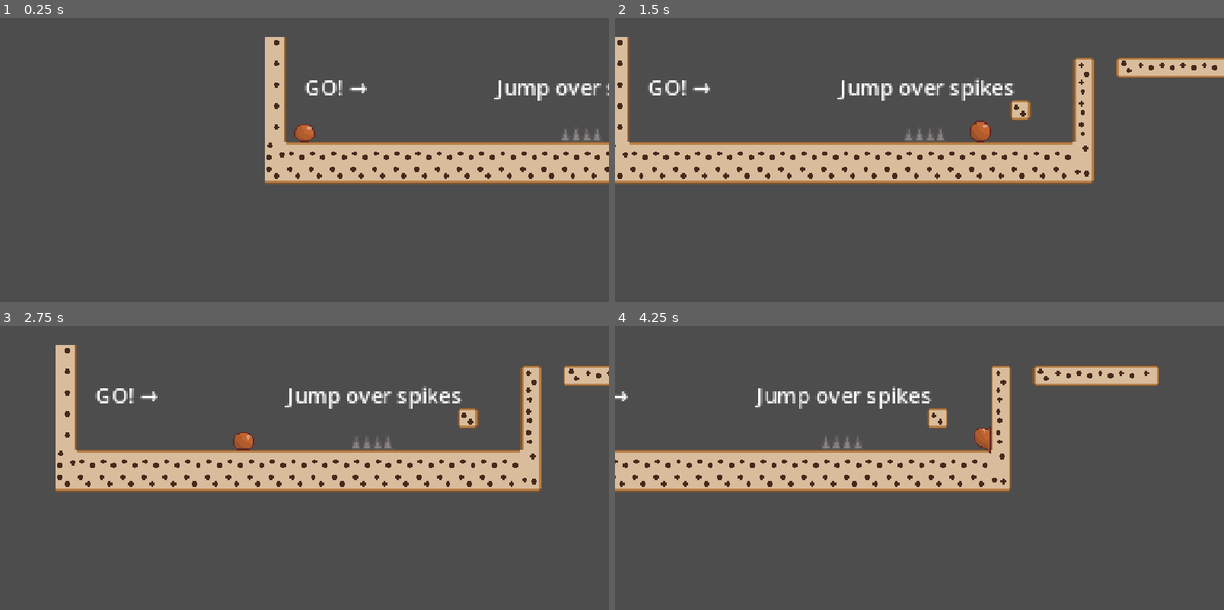
Above: before the commit, frames 1-4 (two rows, left to right).
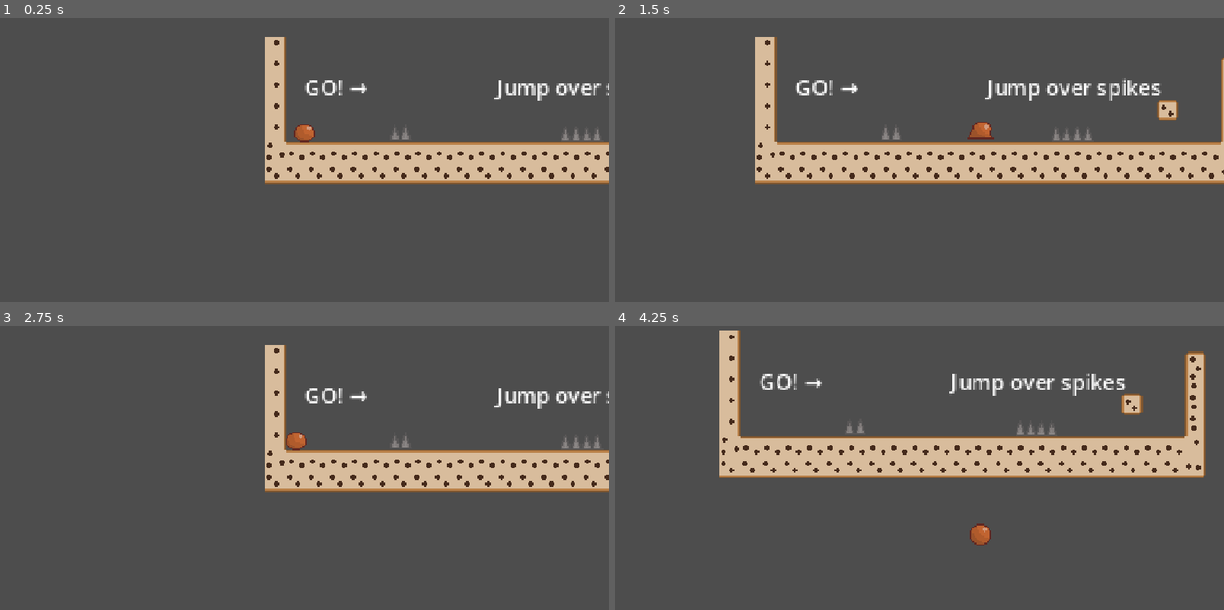
Above: after the commit, the same moments.

Repository: seanlhwi/Haven
Game: Godot game, scene res://game.tscn
The game is run twice, just before and just after one commit, with the same random seed, the same clock (stepped at 60 frames per second) and the same inputs.
Inputs:
- Up to frame 1 (0.25 s): no input
- Up to frame 2 (1.5 s): tap Enter at 0.5 s; hold Right (move_right) from 0.53 s (still down); tap Shift (dash) at 0.6, 1.35 s; tap Space (jump) at 0.77 s
- Up to frame 3 (2.75 s): tap Space (jump) at 1.52 s; release Right (move_right) at 2.03 s; hold Left (move_left) from 2.03 s (still down); tap Shift (dash) at 2.1 s
- Up to frame 4 (4.25 s): release Left (move_left) at 2.78 s; hold Right (move_right) from 2.78 s (still down); tap Shift (dash) at 2.85, 3.6 s; tap Space (jump) at 3.02, 3.77 s

The runs differ from the first frame. In frame 1, less than 0.1% of the frame differs, in the area x 64-68%, y 38-43%; in frame 2, 14%; in frame 3, 14%; in frame 4, 20%, in the area x 0-97%, y 1-78%.

Commit message:
killzone

Diff:
--- a/Boba/Scenes/killzone.tscn
+++ b/Boba/Scenes/killzone.tscn
@@ -7,7 +7,7 @@
 script = ExtResource("1_jvagm")
 
 [node name="Timer" type="Timer" parent="." unique_id=136372405]
-wait_time = 0.057
+wait_time = 0.707
 one_shot = true
 
 [connection signal="body_entered" from="." to="." method="_on_body_entered"]
--- a/Boba/game.tscn
+++ b/Boba/game.tscn
@@ -4,6 +4,7 @@
 [ext_resource type="Texture2D" uid="uid://ch7v2nq2phuf6" path="res://Assests/Sprites/tiles_background.png" id="2_feb5d"]
 [ext_resource type="Texture2D" uid="uid://b2t8b8a1hwav8" path="res://Assests/Sprites/spikes.png" id="3_fc0e3"]
 [ext_resource type="PackedScene" uid="uid://cg5ba4bg27bcy" path="res://Scenes/killzone.tscn" id="4_fc0e3"]
+[ext_resource type="PackedScene" uid="uid://bvs8vgc8h4sir" path="res://Scenes/node_2d.tscn" id="5_7jktm"]
 
 [sub_resource type="TileSetAtlasSource" id="TileSetAtlasSource_7jktm"]
 texture = ExtResource("2_feb5d")
@@ -143,4 +144,7 @@
 position = Vector2(0, 25)
 shape = SubResource("WorldBoundaryShape2D_ty8ki")
 
+[node name="Node2D" parent="." unique_id=1023784128 instance=ExtResource("5_7jktm")]
+position = Vector2(7, -41)
+
 [connection signal="body_entered" from="killzone" to="Player" method="_on_killzone_body_entered"]
--- a/Boba/killzone.gd
+++ b/Boba/killzone.gd
@@ -4,7 +4,10 @@
 
 func _on_body_entered(body: Node2D) -> void:
 	print("You Died!")
+	Engine.time_scale = 0.5
+	body.get_node("CollisionShape2D").queue_free()
 	timer.start()
 
 func _on_timer_timeout() -> void:
-	get_tree().reload_current_scene
+	Engine.time_scale = 1
+	get_tree().reload_current_scene()
